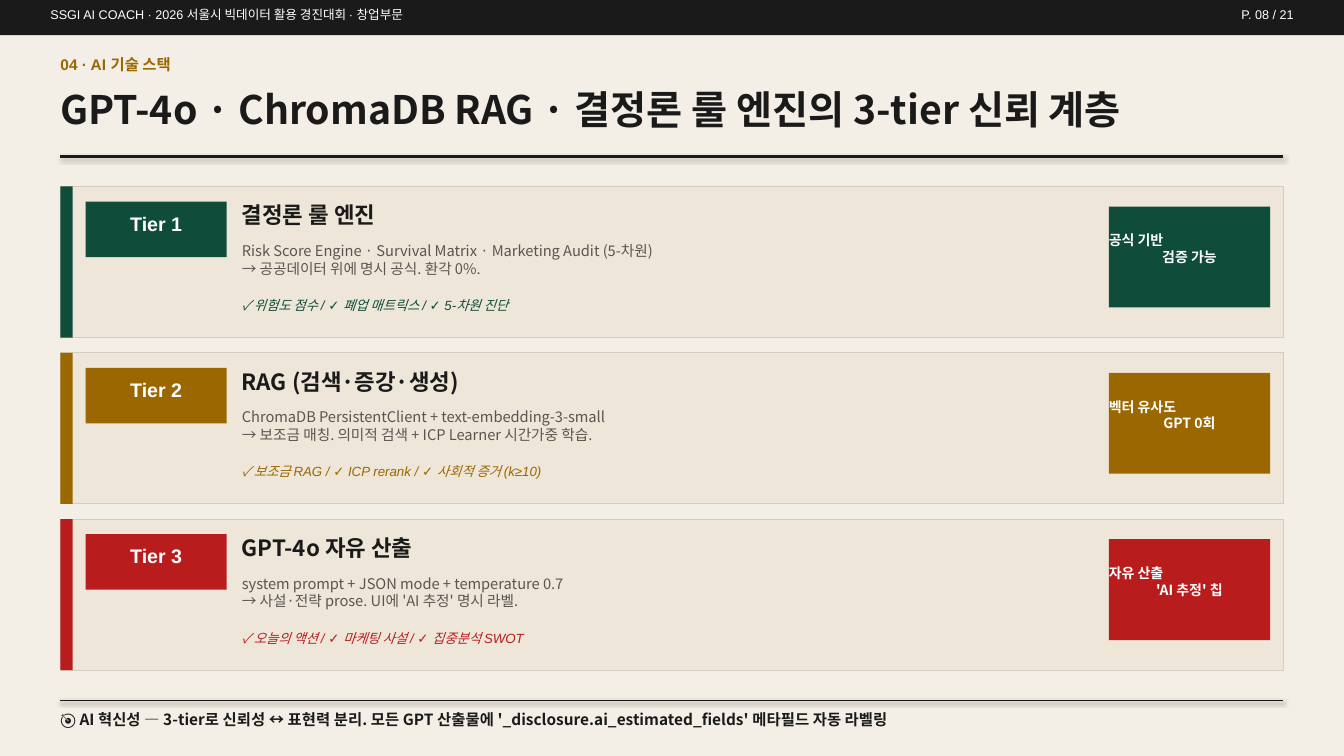
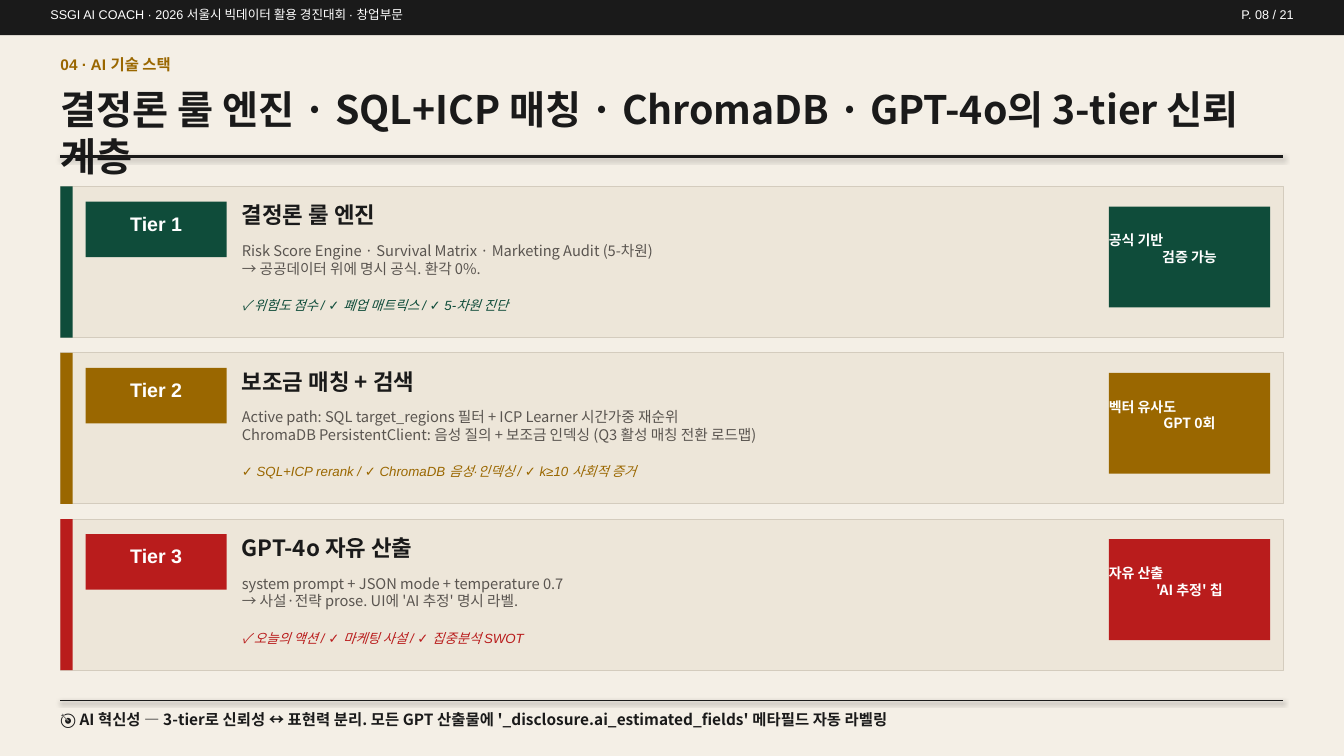
Before and after one commit to Tok-Baro/SSGI_AI_Coach, a slide deck: slide 8 of SSGI_AI_경영코치_상세기획서.pptx. Drawn at 1344x756 pixels with LibreOffice and Linux fonts; fonts in the diff are those of the drawing. Boxes give left, top, right and bottom in pixels: in the first picture for what was removed or moved away, otherwise in the second. Text is boxed around its words. In the diff, an @@ line names an element or a change of style, - is before the commit and + after.

```diff
--- a/SSGI_AI_경영코치_상세기획서.pptx
+++ b/SSGI_AI_경영코치_상세기획서.pptx
@@ text at box(60, 91, 1239, 175): text changed @@
-GPT-4o · ChromaDB RAG · 결정론 룰 엔진의 3-tier 신뢰 계층
+결정론 룰 엔진 · SQL+ICP 매칭 · ChromaDB · GPT-4o의 3-tier 신뢰 계층
@@ text at box(242, 371, 414, 392): text changed @@
-RAG (검색·증강·생성)
+보조금 매칭 + 검색
@@ text at box(242, 410, 756, 443): text changed @@
-ChromaDB PersistentClient + text-embedding-3-small
-→ 보조금 매칭. 의미적 검색 + ICP Learner 시간가중 학습.
+Active path: SQL target_regions 필터 + ICP Learner 시간가중 재순위
+ChromaDB PersistentClient: 음성 질의 + 보조금 인덱싱 (Q3 활성 매칭 전환 로드맵)
@@ text at box(257, 465, 636, 479): text changed @@
-✓ 보조금 RAG / ✓ ICP rerank / ✓ 사회적 증거 (k≥10)
+✓ SQL+ICP rerank / ✓ ChromaDB 음성·인덱싱 / ✓ k≥10 사회적 증거
```
Also in this commit, not shown: 8 other slides changed.
